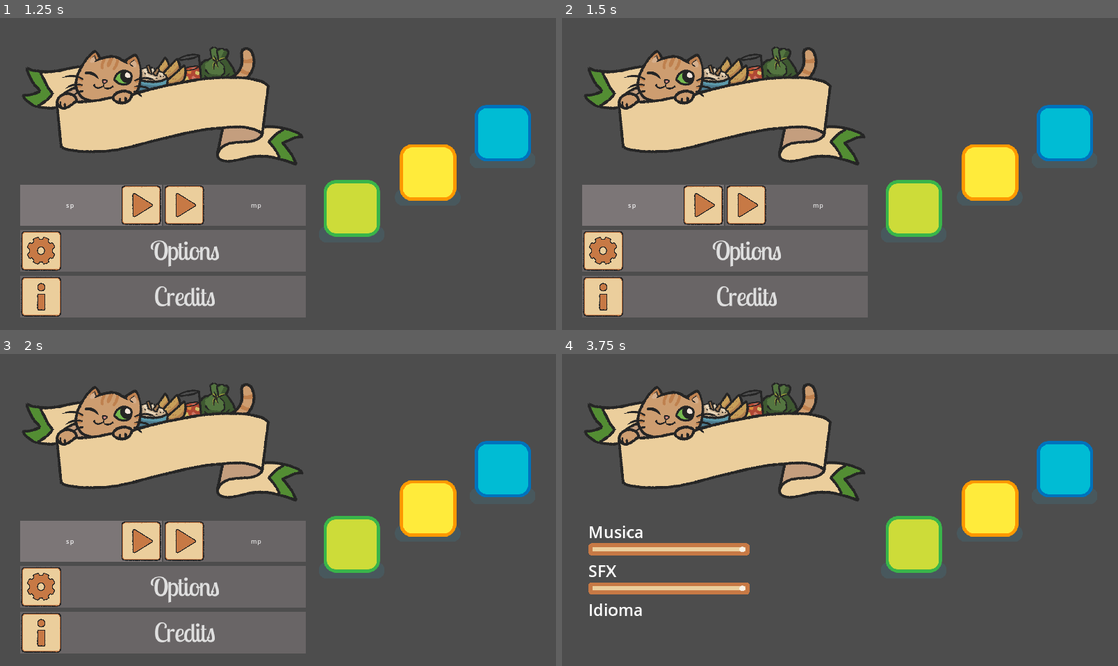
Above: before the commit, frames 1-4 (two rows, left to right).
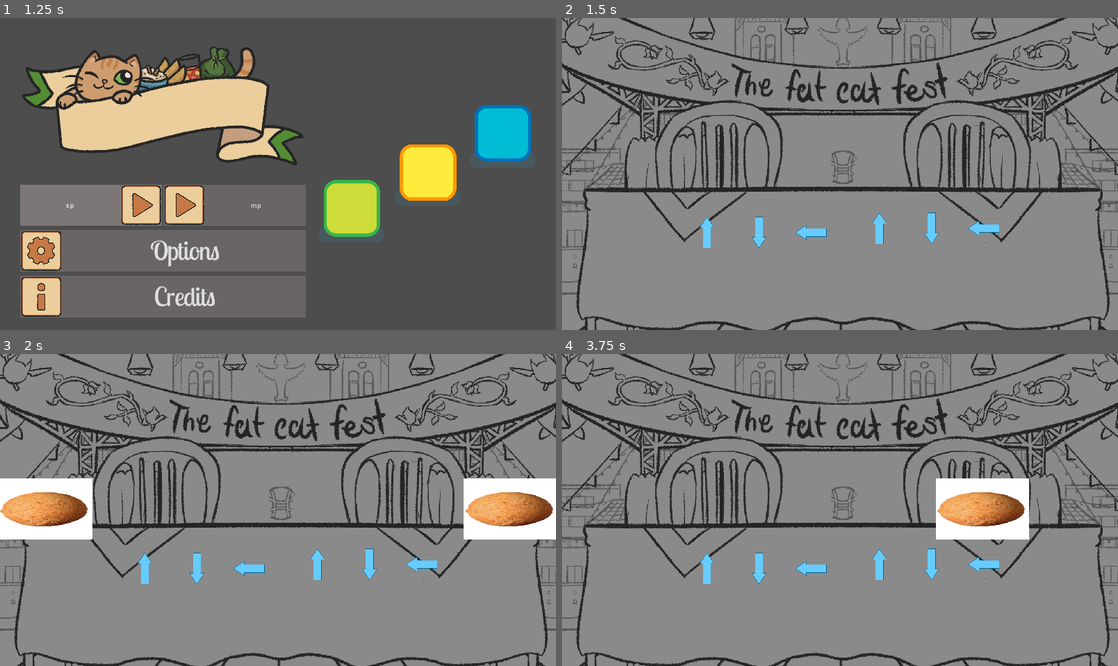
Above: after the commit, the same moments.

Repository: soetgdeznsgk/GGJ24---Fat-Cat-Fest
Game: Godot game, scene res://Escenas/Menus/menu_principal.tscn
The game is run twice, just before and just after one commit, with the same random seed, the same clock (stepped at 60 frames per second) and the same inputs. The engine's default icon, where the game draws it, is replaced by a stand-in: a white triangle on a blue panel in a dark square.
Inputs (mouse positions are in pixels of both pictures, inside the frame that each line leads up to):
- Up to frame 1 (1.25 s): click "Play" at 0.5 s
- Up to frame 2 (1.5 s): click "sp" at 1.25 s
- Up to frame 3 (2 s): no input
- Up to frame 4 (3.75 s): tap Enter (ui_accept) at 2, 2.1, 2.27, 2.57 s; move the mouse to (962, 494) at 2.02 s; hold Right (DerechaPj1) 2.03-2.75 s; click (962, 494) at 2.17 s; click (795, 541) at 2.75 s, where only the run before the commit has a clickable "mp"; click (723, 588) at 3.5 s, where only the run before the commit has a clickable "Options"

Frame 1 is identical in both runs. In frame 2, 94% of the frame differs, in the area x 0-100%, y 0-100%; in frame 3, 95%; in frame 4, 96%.

Commit message:
se cambian las comidas yipee

Diff:
--- a/Escenas/Maingame/QuickTimeEvent.gd
+++ b/Escenas/Maingame/QuickTimeEvent.gd
@@ -10,7 +10,7 @@
 	Eventos.finalEvento.connect(final_evento)
 
 func tiempoAleatorio():
-	return 2#randi_range(4,8) + randi_range(4,8)
+	return 20#randi_range(4,8) + randi_range(4,8)
 
 func generarNuevoEvento():
 	timer.start(tiempoAleatorio())
--- a/Escenas/Menus/menu_principal.tscn
+++ b/Escenas/Menus/menu_principal.tscn
@@ -169,5 +169,6 @@
 layout_mode = 2
 texture = ExtResource("5_msp6e")
 
+[connection signal="sp_start_game" from="MenuPrincipal/HBoxContainer/VBoxContainer/MainVBoxContainer/HBoxContainer" to="." method="_on_h_box_container_sp_start_game"]
 [connection signal="pressed" from="MenuPrincipal/HBoxContainer/VBoxContainer/MainVBoxContainer/OptionsButton" to="." method="_on_option_button_pressed"]
 [connection signal="pressed" from="MenuPrincipal/HBoxContainer/VBoxContainer/MainVBoxContainer/CreditsButton" to="." method="_on_credits_button_pressed"]
--- a/Logica/comidas.gd
+++ b/Logica/comidas.gd
@@ -16,11 +16,12 @@
 func _ready():
 	preloadRecetas()
 	generarListaRecetas()
-	entradaReceta()
+	entradaReceta(1)
+	entradaReceta(2)
 # Called every frame. 'delta' is the elapsed time since the previous frame.
 func _process(delta):
 	if Input.is_action_just_pressed("ui_accept"):
-		salidaReceta()
+		entradaReceta(1)
 	pass
 #carga todas las recetas y las coloca en el diccionario pal jugador 1 y 2
 func preloadRecetas():
@@ -53,24 +54,29 @@
 func manejarCambioReceta():
 	print("hola")
 
-func entradaReceta():
-	recetaActualJugador1 = listaRecetasJugador1.pop_back()
-	recetaActualJugador2 = listaRecetasJugador2.pop_back()
+func entradaReceta(numeroJugador):
+
+	match numeroJugador:
+		1:
+			if recetaActualJugador1!=null:
+				print("papupro",recetaActualJugador1)
+				animacion_salida(1)
+			recetaActualJugador1 = listaRecetasJugador1.pop_back()
+			recetaPlayer1.add_child(recetaActualJugador1)
+			animacion_entrada(1)
+		2:
+			if recetaActualJugador2!=null:
+				print("papupro2")
+				animacion_salida(2)
+			recetaActualJugador2 = listaRecetasJugador2.pop_back()
+			recetaPlayer2.add_child(recetaActualJugador2)
+			animacion_entrada(2)
 	print(listaRecetasJugador1)
-	recetaPlayer1.add_child(recetaActualJugador1)
-	recetaPlayer2.add_child(recetaActualJugador2)
-	animacion_entrada(1)
-	animacion_entrada(2)
 
 # por alguna razon esto no funciona
 func salidaReceta():
-	#recetaActualJugador1.get_child(0).play_backwards("EntrandoP1")
-	#recetaActualJugador2.get_child(0).play_backwards("EntrandoP1")
 	animacion_salida(1)
 	animacion_salida(2)
-	#animation_finished es una funcion, como se está conectando se pone sin parentesis (para poner la referencia)
-	#recetaActualJugador1.get_child(0).animation_finished.connect(prueba1)
-	#recetaActualJugador2.get_child(0).animation_finished.connect(prueba2)
 
 func prueba(receta):
 	print("HOLA CHAT ESTOY ENTRANDOOOOOOOOOOOOOOO  SOY ",receta)
@@ -89,8 +95,7 @@
 			direccionMov=Vector2(-700,0)
 	#print(recetaActual.moveset)
 	tween.tween_property(recetaAMover,"position",direccionMov,1)
-	tween.tween_callback(prueba.bind(recetaAMover))
-	tween.tween_callback(queue_free)
+	#tween.tween_callback(prueba.bind(recetaAMover))
 
 
 func animacion_salida(numeroJugador):
@@ -104,6 +109,7 @@
 		2:
 			recetaAMover=recetaActualJugador2
 			direccionMov=Vector2(0,0)
-	#print(recetaActual.moveset)
+	print(recetaAMover)
 	tween.tween_property(recetaAMover,"position",direccionMov,1)
-	recetaAMover.queue_free()
+	tween.tween_callback(manejarCambioReceta)
+	tween.tween_callback(recetaAMover.queue_free)
Not shown: 1 places in Escenas/Menus/menu_principal.tscn that only renumber resources
Binary file added: Sprites/Comidas/Buñuelo - Copy.png
Not shown, added: Sprites/Comidas/Buñuelo - Copy.png.import
